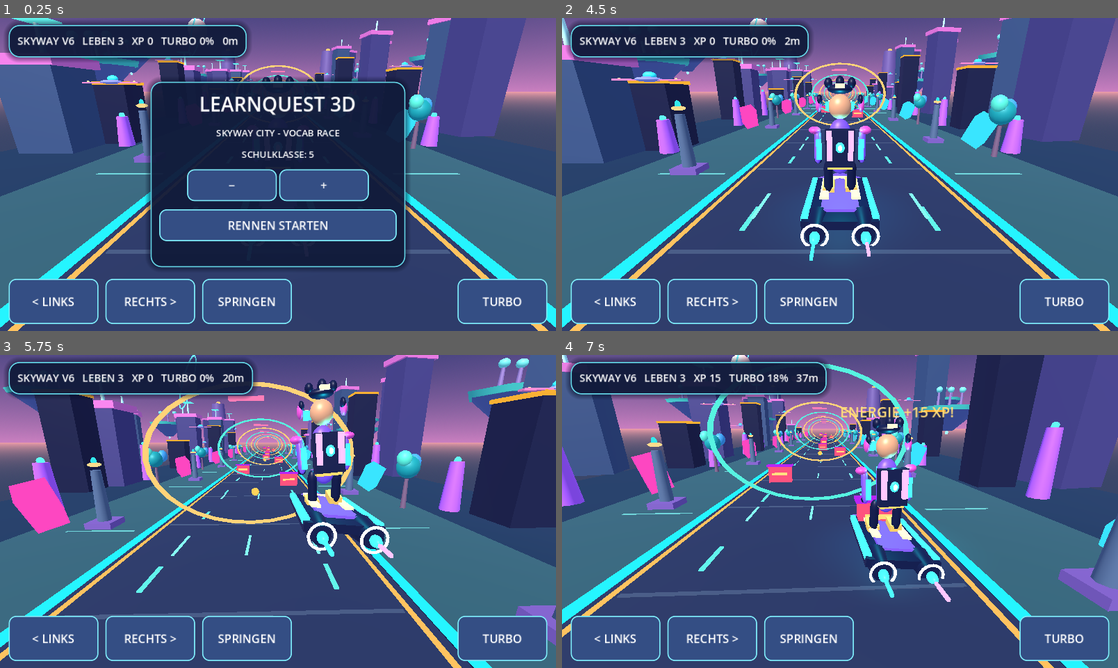
Above: before the commit, frames 1-4 (two rows, left to right).
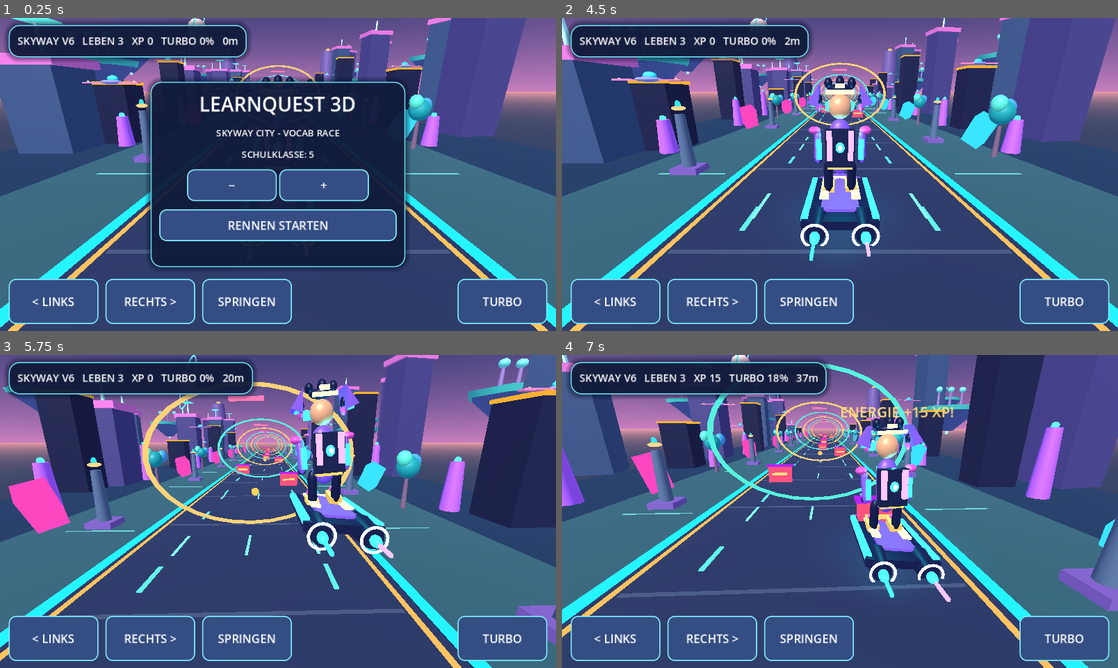
Above: after the commit, the same moments.

Repository: mtothek0703/learnquest-unity-web
Game: Godot game, scene res://main.tscn
Two runs of this game, one before a commit and one after it. Both use one fixed random seed, a clock stepped at 60 frames per second and the inputs below.
Inputs:
- Up to frame 1 (0.25 s): no input
- Up to frame 2 (4.5 s): click "RECHTS >" at 0.5 s; click "SPRINGEN" at 1.25 s; click "TURBO" at 2 s; click "−" at 2.75 s; click "+" at 3.5 s; click "RENNEN STARTEN" at 4.25 s
- Up to frame 3 (5.75 s): hold Right from 5.03 s (still down); tap Space at 5.27 s
- Up to frame 4 (7 s): release Right at 5.78 s; hold S 5.78-6.53 s; tap Space at 6.02 s; hold Right from 6.53 s (still down)

The runs differ from the first frame. In frame 2, 0.3% of the frame differs, in the area x 44-56%, y 21-52%; in frame 3, 0.4%, in the area x 52-65%, y 9-45%; in frame 4, 0.4%.

Commit message:
feat(godot): reshape hover racer with animated luminous visor, helmet fins and armored boots

Diff:
--- a/godot/hover_hero.gd
+++ b/godot/hover_hero.gd
@@ -8,6 +8,9 @@
 var right_leg: Node3D
 var board: Node3D
 var character_body: Node3D
+var visor: MeshInstance3D
+var helmet_glow: MeshInstance3D
+var knee_guards: Array[MeshInstance3D] = []
 var shoulder_lights: Array[MeshInstance3D] = []
 var flames: Array[MeshInstance3D] = []
 var energy_trails: Array[MeshInstance3D] = []
@@ -139,6 +142,17 @@
     ball(body, Vector3(-0.25, 2.94, 0.02), Vector3(0.18, 0.22, 0.24), navy)
     ball(body, Vector3(0.25, 2.94, 0.04), Vector3(0.18, 0.23, 0.25), navy)
     box(body, Vector3(0, 2.87, 0.38), Vector3(0.20, 0.09, 0.08), yellow, true)
+    # Distinctive stylized full-face racing visor, clearly visible from side angles.
+    visor = ball(body, Vector3(0, 2.48, -0.40), Vector3(0.39, 0.23, 0.12), Color("#38e5f8"), true)
+    helmet_glow = box(body, Vector3(0, 2.75, 0.39), Vector3(0.56, 0.08, 0.07), yellow, true)
+    # Helmet side fins and contrasting tech panels create a readable character silhouette.
+    for side in [-1.0, 1.0]:
+        var fin := PrismMesh.new()
+        fin.size = Vector3(0.24, 0.43, 0.57)
+        var fin_shape := piece(body, fin, Vector3(side * 0.50, 2.69, 0.10), Vector3.ONE, suit)
+        fin_shape.rotation_degrees.z = side * 20.0
+        box(body, Vector3(side * 0.56, 2.52, 0.16), Vector3(0.08, 0.14, 0.31), cyan, true)
+
 
     left_arm = Node3D.new()
     right_arm = Node3D.new()
@@ -156,6 +170,10 @@
     for leg in [left_leg, right_leg]:
         capsule(leg, Vector3(0, -0.23, 0), Vector3(0.22, 0.44, 0.24), navy)
         box(leg, Vector3(0, -0.60, -0.16), Vector3(0.29, 0.19, 0.48), yellow)
+        var guard := ball(leg, Vector3(0, -0.37, -0.18), Vector3(0.25, 0.17, 0.08), bright)
+        knee_guards.append(guard)
+        box(leg, Vector3(0, -0.58, -0.38), Vector3(0.28, 0.09, 0.08), cyan, true)
+
 
 func globe_power(parent: Node3D, pos: Vector3, tint: Color) -> void:
     ball(parent, pos, Vector3(0.19, 0.23, 0.08), tint, true)
@@ -176,6 +194,10 @@
     for i in range(shoulder_lights.size()):
         var light := shoulder_lights[i]
         light.scale.y = 0.18 + sin(time * 2.7 + float(i)) * 0.02
+    visor.scale.y = 0.23 + 0.014 * sin(time * 3.0)
+    helmet_glow.scale.x = 0.56 + 0.06 * sin(time * 2.0)
+    for guard in knee_guards:
+        guard.rotation.y = sin(time * 3.5) * 0.06
     for flame in flames:
         flame.scale.z = (1.5 if boosting else 0.65) + (0.15 * sin(time * 18.0))
     for i in range(energy_trails.size()):
